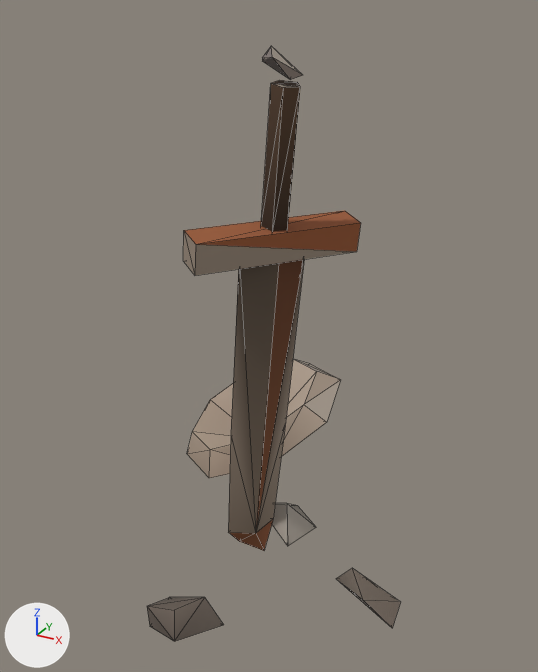
The glTF model assets/ca/ash/ash_blade.glb as it was, and as the next commit left it.
Before and after are seen from a 50 mm camera at (0.76, -1.379, 1.4) aimed at (-0.061, 0.114, 0.654). Every picture has the same lights, and +X, +Y and +Z are marked at lower left. The picture after the commit comes second. Mesh edges are drawn as thin lines. Vertices at exactly the same position are counted once.

The first picture shows 'ca_ash_blade'.
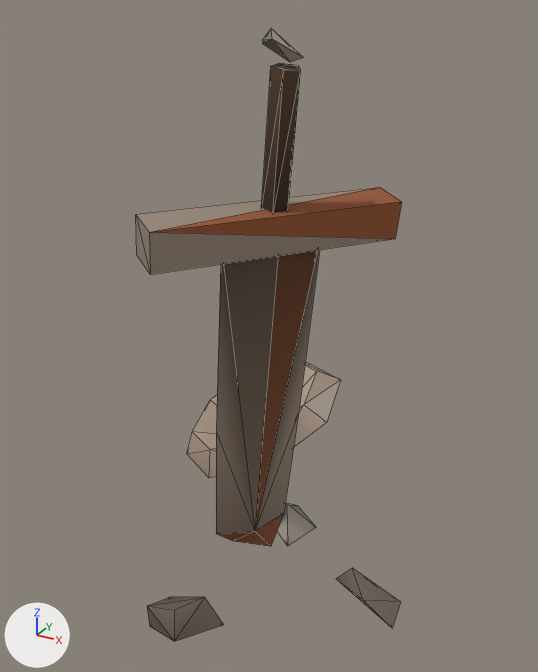
Edits to the bpy script that builds the scene:
```text
Change me_ca_ash_blade:
    used by ob_ca_ash_blade; location = (0.0, 0.0, 0.0)
    remove me_ca_ash_blade.from_pydata(...)  # 74 vertices, 116 faces; spans x -0.435..0.347, y -0.302..0.568, z -0.022..1.336
    add me_ca_ash_blade.from_pydata(...)  # 74 vertices, 116 faces; spans x -0.435..0.347, y -0.302..0.568, z -0.02..1.367
    me_ca_ash_blade part 1: the loose piece of 10 vertices spanning x 0.002..0.095, y -0.075..0.01, z 0.968..1.273 is moved by (0.0, 0.0, 0.031)
    me_ca_ash_blade part 2: the loose piece of 7 vertices spanning x 0.026..0.109, y -0.101..-0.009, z 1.279..1.336 is moved by (0.0, 0.0, 0.031)
    me_ca_ash_blade part 3: 20 of 74 vertices moved; they spanned x -0.13..0.167, y -0.195..0.163, z -0.022..0.983 and now span x -0.188..0.232, y -0.28..0.248, z -0.018..1.025; mean shift (-0.001, 0.001, 0.022); largest move (0.111, 0.157, 0.983) -> (0.16, 0.24, 1.025)
```

Where the change shows, as pixel boxes (x1, y1, x2, y2) in the pictures (538 x 672 px; the box of a moved part takes in the faces that stretch with it):
'ca_ash_blade', reshaped
    before: (147, 46, 401, 642)
    after: (136, 28, 402, 642)
part 1 of me_ca_ash_blade, moved or reshaped
    before: (261, 80, 300, 232)
    after: (261, 63, 301, 213)
part 2 of me_ca_ash_blade, moved or reshaped
    before: (262, 46, 303, 80)
    after: (262, 28, 303, 62)
part 3 of me_ca_ash_blade, moved or reshaped
    before: (183, 210, 361, 551)
    after: (136, 187, 402, 546)
